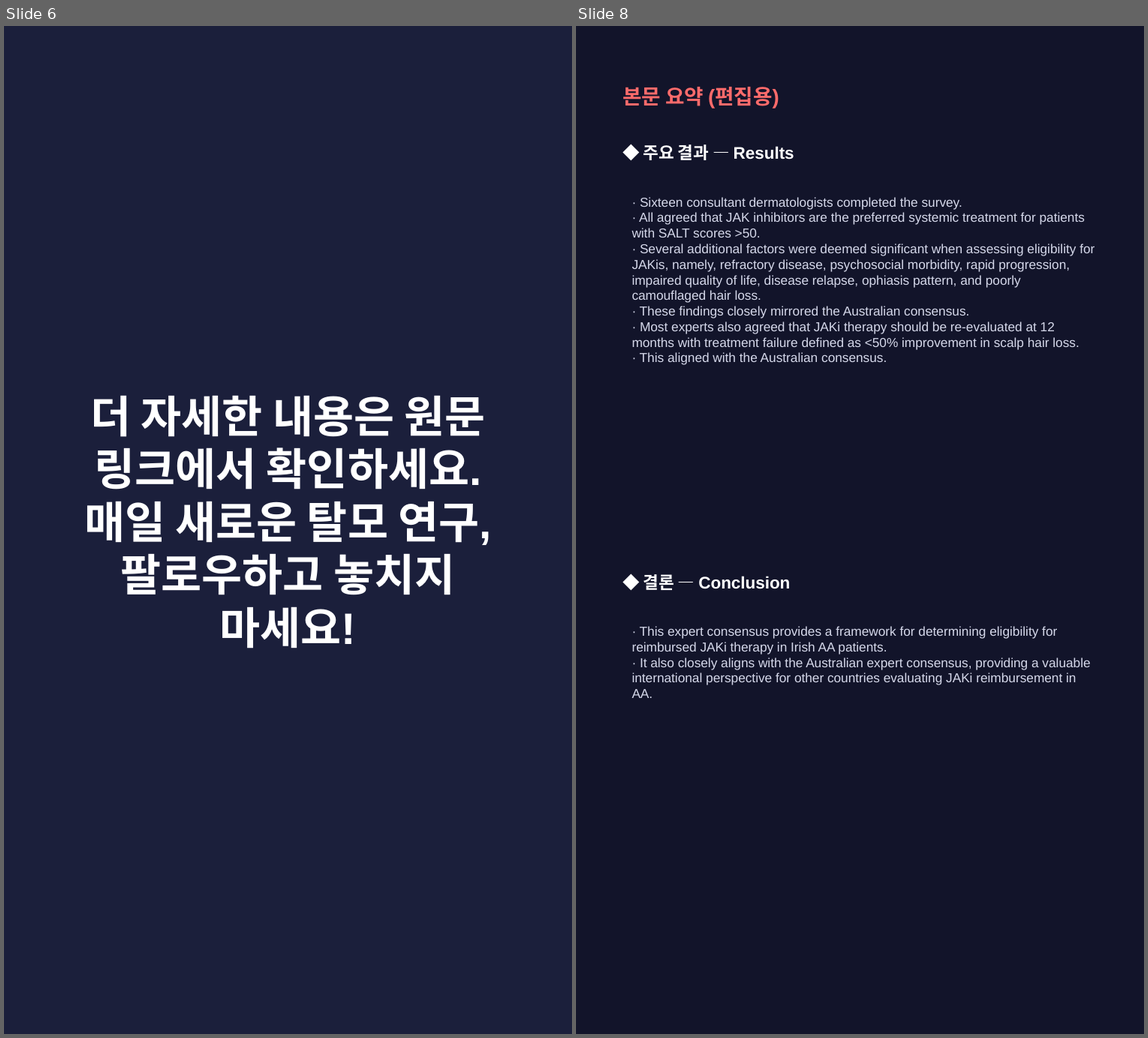
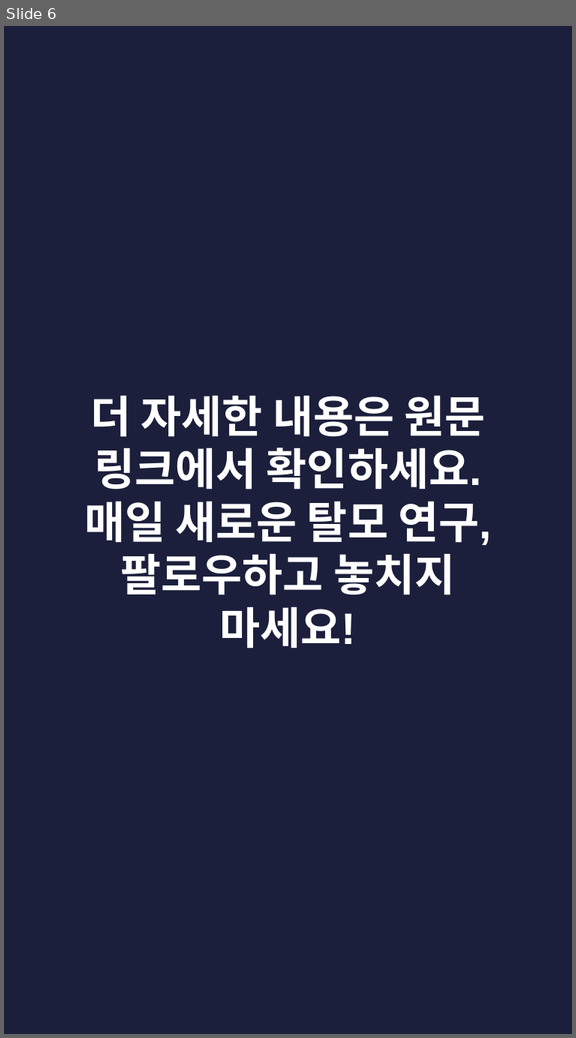
Before and after one commit to hyokang2010-BJ-ANTH/product-builder-test, a slide deck: pwa/data/latest/slides.pptx. Shown side by side, each under a label of ours: slides 6 and 8 before the commit, slide 6 after it; the slides between them are not shown. The pictures are 1148x1038 and 576x1038 pixels, drawn with LibreOffice and Linux fonts; fonts in the diff are those of the drawing. Boxes give left, top, right and bottom in pixels: in the first picture for what was removed or moved away, otherwise in the second. Text is boxed around its words. In the diff, an @@ line names an element or a change of style, - is before the commit and + after.

```diff
--- a/pwa/data/latest/slides.pptx
+++ b/pwa/data/latest/slides.pptx
@@ slide 8 removed at (576,26,1144,1034), background #12142A @@
@@ text removed at (622,87,779,108) @@
-본문 요약 (편집용)
@@ text removed at (644,144,794,160) @@
-◆ 주요 결과 — Results
@@ text removed at (632,197,1094,365) @@
-· Sixteen consultant dermatologists completed the survey.
-· All agreed that JAK inhibitors are the preferred systemic treatment for patients with SALT scores >50.
-· Several additional factors were deemed significant when assessing eligibility for JAKis, namely, refractory disease, psychosocial morbidity, rapid progression, impaired quality of life, disease relapse, ophiasis pattern, and poorly camouflaged hair loss.
-· These findings closely mirrored the Australian consensus.
-· Most experts also agreed that JAKi therapy should be re-evaluated at 12 months with treatment failure defined as <50% improvement in scalp hair loss.
-· This aligned with the Australian consensus.
@@ text removed at (644,574,790,590) @@
-◆ 결론 — Conclusion
@@ text removed at (632,626,1090,698) @@
-· This expert consensus provides a framework for determining eligibility for reimbursed JAKi therapy in Irish AA patients.
-· It also closely aligns with the Australian expert consensus, providing a valuable international perspective for other countries evaluating JAKi reimbursement in AA.
```
Also in this commit, not shown: 3 slides changed, 5 slides added, 3 other slides removed, 26 other files.
